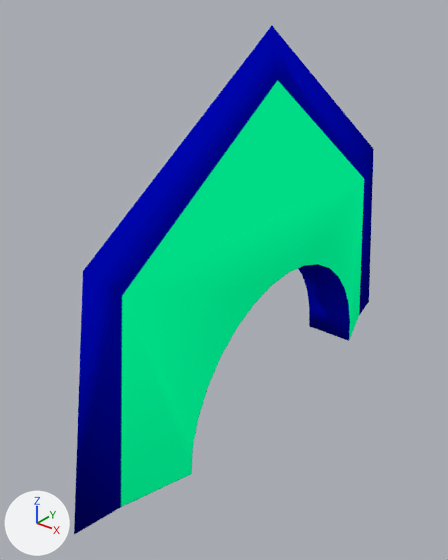
Before and after pictures for a commit that changed the Blender file 3D_Models/3D Models/InteractableObjects/GeneralSidePawn/SidePawn.blend.
Rendered twice from a 50 mm camera at (0.87, -1.262, 0.806) aimed at (-0.05, -0.113, 0.093). Lighting does not change. The marker at lower left points along +X, +Y and +Z.

In view in the first picture: 'SidePawn'.
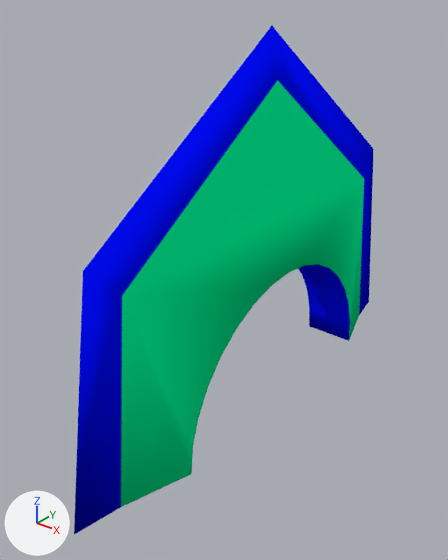
The newer file is also turned or shifted as a whole; pictures and numbers use the older file's frame.

Changed parts and their boxes (x1, y1, x2, y2) in the pictures (448 x 560 px):
part 1 of me_plane_002, recoloured
    both: (74, 26, 374, 535)
part 2 of me_plane_002, recoloured
    both: (122, 180, 364, 506)
part 3 of me_plane_002, recoloured
    both: (123, 81, 364, 296)

Patch to the scene script:
```diff
--- a/3D_Models/3D Models/InteractableObjects/GeneralSidePawn/SidePawn.blend.py
+++ b/3D_Models/3D Models/InteractableObjects/GeneralSidePawn/SidePawn.blend.py
@@ mat_standardpawn_illum @@
+mat_standardpawn_illum = diffuse_material('StandardPawn_Illum')
+mat_standardpawn_illum.texture = img_startingdrone_sidepawnuvm_illum_png
@@ mat_standardpawn @@
+mat_standardpawn = diffuse_material('StandardPawn')
+mat_standardpawn.texture = img_startingdrone_sidepawnuvm_png
@@ me_plane_002 @@
 me_plane_002.from_pydata(...)  # 49 vertices, 36 faces; spans x -0.08..0.08, y -0.7..0.7, z -0.46..1.14
 # used by ob_sidepawn; location = (0.0, 0.0, 0.0); scale = (1.0, 1.0, 0.623)
+# me_plane_002 part 1: all 26 faces centred in x -0.01..0.01, y -0.6..0.6, z -0.46..0.74 switch from mat_sidepawnmat to mat_standardpawn (picture img_startingdrone_sidepawnuvm_png)
+# me_plane_002 part 2: 8 of the faces centred in x -0.07..0.07, y -0.5..0.5, z -0.19..-0.02 switch from mat_sidepawnmat to mat_standardpawn_illum (picture img_startingdrone_sidepawnuvm_illum_png)
+# me_plane_002 part 3: 2 of the faces centred in x -0.03..0.03, y 0.0, z 0.47 switch from mat_sidepawnmat to mat_standardpawn_illum (picture img_startingdrone_sidepawnuvm_illum_png)
```
